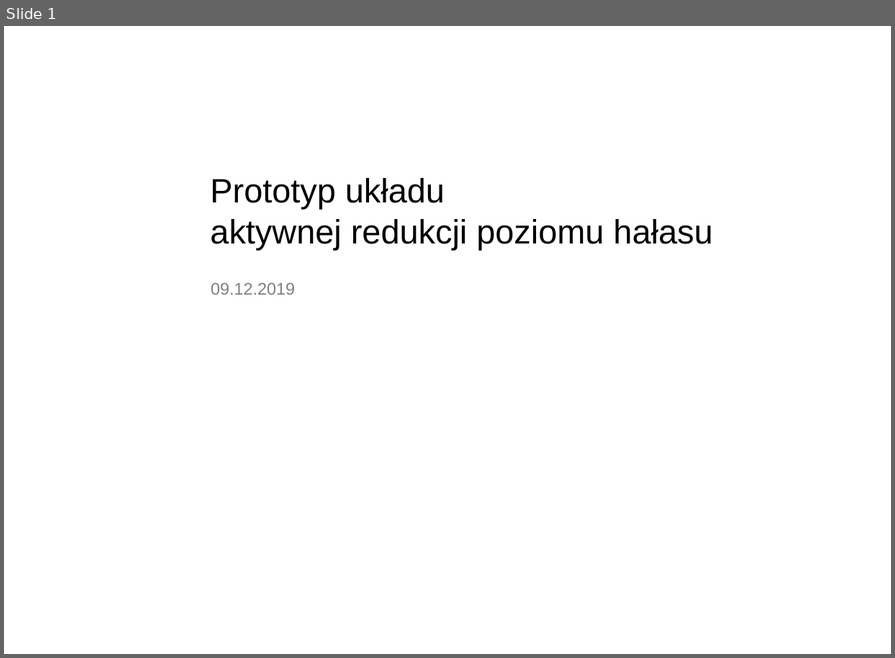
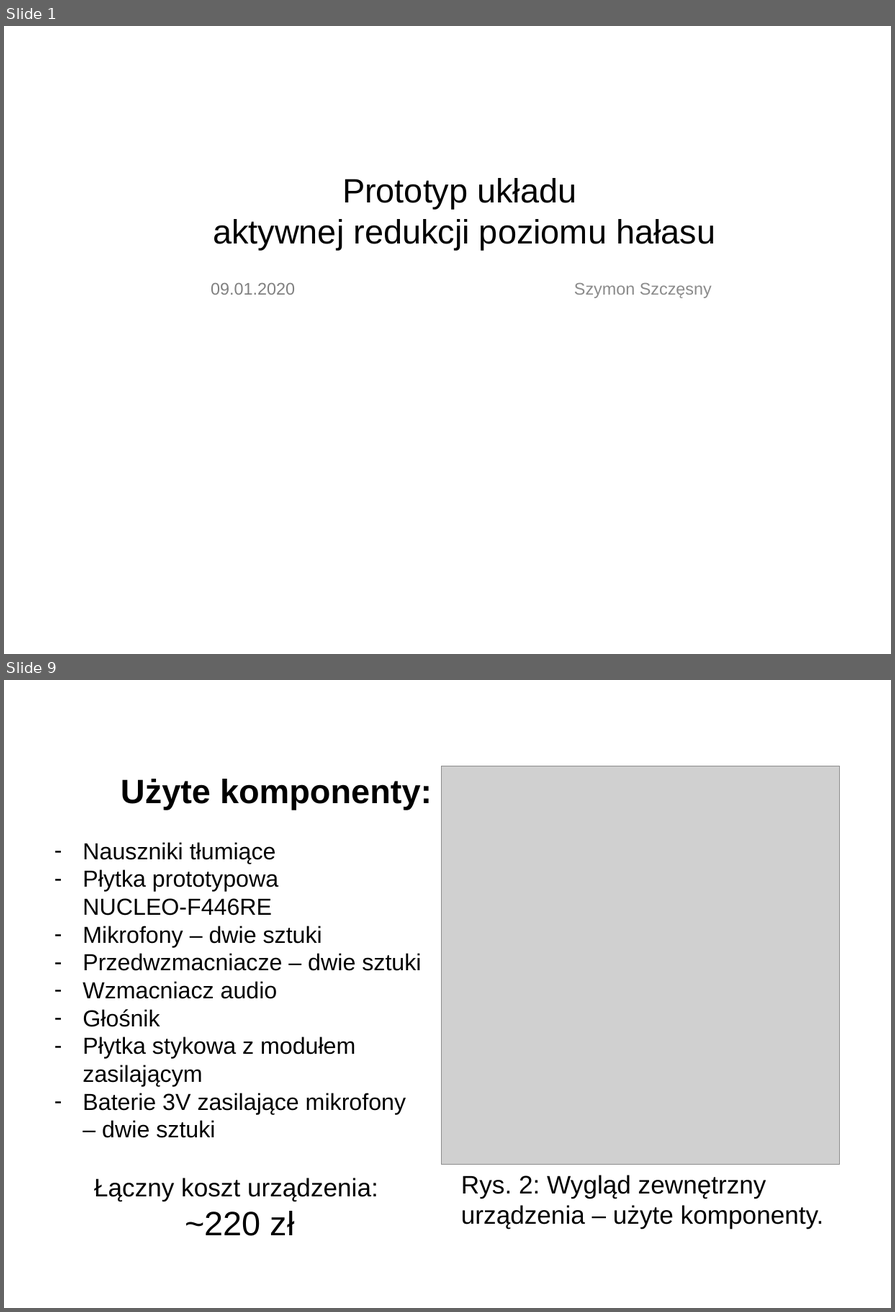
Before and after one commit to Stchena/ANC-Thesis, a slide deck: Assets/prezentacja_prototyp_ukladu_aktywnej_redukcji_poziomu_halasu.ppt. Shown one above the other, each under a label of ours: slide 1 before the commit, slides 1 and 9 after it; the slides between them are not shown. The pictures are 895x658 and 895x1312 pixels, drawn with LibreOffice and Linux fonts; fonts in the diff are those of the drawing; grey boxes stand for pictures; background and template pictures are left out. Boxes give left, top, right and bottom in pixels: in the first picture for what was removed or moved away, otherwise in the second. Text is boxed around its words. In the diff, an @@ line names an element or a change of style, - is before the commit and + after.

Commit message:
Fixing minor mistakes, formatting text and modifying the presentation.
Summary:
- Fixes
- New assets
- Changed formatting in a few spots
- Modified presentation
- Removed the copyright clausule from titlepage, it is an attachment now

```diff
--- a/Assets/prezentacja_prototyp_ukladu_aktywnej_redukcji_poziomu_halasu.ppt
+++ b/Assets/prezentacja_prototyp_ukladu_aktywnej_redukcji_poziomu_halasu.ppt
@@ slide 9 added at bbox=[4, 680, 891, 1308], background picture (left out) @@
@@ picture added at bbox=[442, 766, 839, 1164] @@
@@ text added at bbox=[121, 779, 432, 810], 32 pt, text #000000, bold @@
+Użyte komponenty:
@@ text added at bbox=[82, 842, 421, 1138], 22 pt, text #000000 @@
+– Nauszniki tłumiące
+– Płytka prototypowa
+  NUCLEO-F446RE
+– Mikrofony – dwie sztuki
+– Przedwzmacniacze – dwie sztuki
+– Wzmacniacz audio
+– Głośnik
+– Płytka stykowa z modułem zasilającym
+– Baterie 3V zasilające mikrofony – dwie sztuki
@@ text added at bbox=[461, 1175, 824, 1228], 24 pt, text #000000 @@
+Rys. 2: Wygląd zewnętrzny urządzenia – użyte komponenty.
@@ text added at bbox=[94, 1178, 378, 1236], 24 pt, text #000000 @@
+Łączny koszt urządzenia:
+~220 zł
@@ slide 1 changed as well @@
@@ text "Prototyp układu aktywnej redukcji poziomu ..." at bbox=[213, 178, 715, 250]: alignment left to centre @@
@@ text at bbox=[211, 282, 295, 295]: text changed @@
-09.12.2019
+09.01.2020
@@ text added at bbox=[574, 282, 712, 298], 16 pt, text #8B8B8B @@
+Szymon Szczęsny
```
Also in this commit, not shown: 1 other slide changed, 9 other slides added, 8 slides removed, 12 other files.
